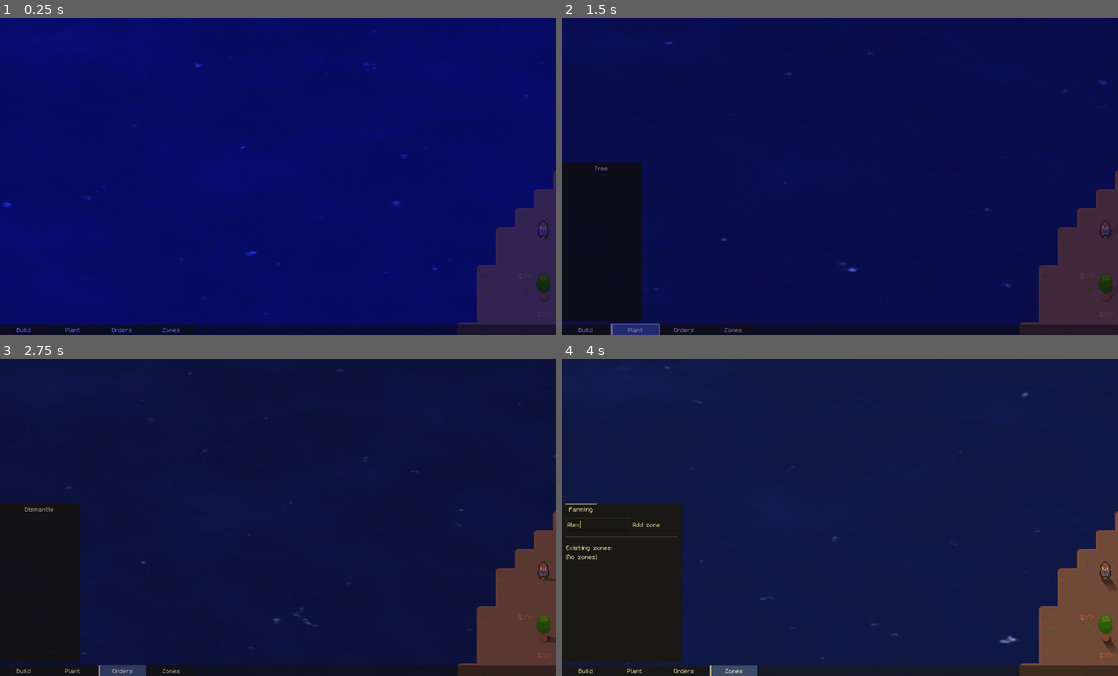
Above: before the commit, frames 1-4 (two rows, left to right).
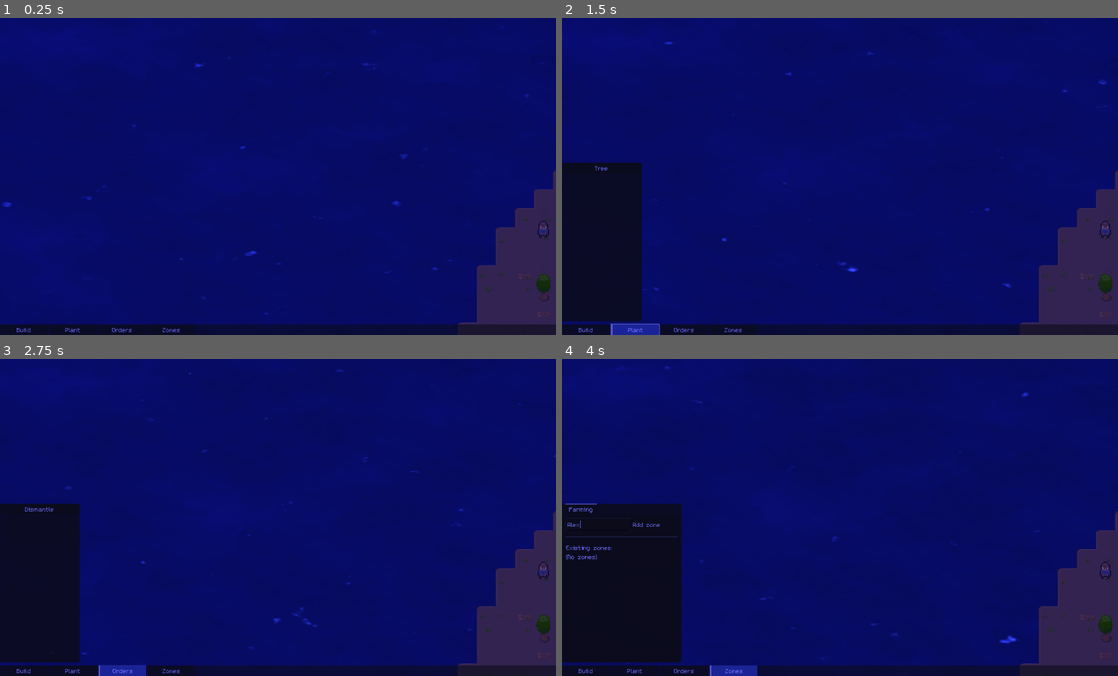
Above: after the commit, the same moments.

Repository: speakk/gnome_village
Game: Godot game, scene res://src/main.tscn
The game is run twice, just before and just after one commit, with the same random seed, the same clock (stepped at 60 frames per second) and the same inputs.
Inputs (mouse positions are in pixels of both pictures, inside the frame that each line leads up to):
- Up to frame 1 (0.25 s): no input
- Up to frame 2 (1.5 s): click "Build" at 0.5 s; click "Plant" at 1.25 s
- Up to frame 3 (2.75 s): click "Orders" at 2 s
- Up to frame 4 (4 s): click "Zones" at 2.75 s; click (595, 523) at 3.52 s; type "Alex" at 3.6 s

The runs differ from the first frame. In frame 2, 83% of the frame differs, in the area x 0-100%, y 0-100%; in frame 3, 90%; in frame 4, 87%.

Commit message:
Game speed with shift+123

Diff:
--- a/project.godot
+++ b/project.godot
@@ -129,6 +129,21 @@
 "events": [Object(InputEventKey,"resource_local_to_scene":false,"resource_name":"","device":-1,"window_id":0,"alt_pressed":false,"shift_pressed":false,"ctrl_pressed":false,"meta_pressed":false,"pressed":false,"keycode":0,"physical_keycode":52,"key_label":0,"unicode":52,"echo":false,"script":null)
 ]
 }
+game_speed_1={
+"deadzone": 0.5,
+"events": [Object(InputEventKey,"resource_local_to_scene":false,"resource_name":"","device":-1,"window_id":0,"alt_pressed":false,"shift_pressed":true,"ctrl_pressed":false,"meta_pressed":false,"pressed":false,"keycode":0,"physical_keycode":49,"key_label":0,"unicode":33,"echo":false,"script":null)
+]
+}
+game_speed_2={
+"deadzone": 0.5,
+"events": [Object(InputEventKey,"resource_local_to_scene":false,"resource_name":"","device":-1,"window_id":0,"alt_pressed":false,"shift_pressed":true,"ctrl_pressed":false,"meta_pressed":false,"pressed":false,"keycode":0,"physical_keycode":50,"key_label":0,"unicode":64,"echo":false,"script":null)
+]
+}
+game_speed_3={
+"deadzone": 0.5,
+"events": [Object(InputEventKey,"resource_local_to_scene":false,"resource_name":"","device":-1,"window_id":0,"alt_pressed":false,"shift_pressed":true,"ctrl_pressed":false,"meta_pressed":false,"pressed":false,"keycode":0,"physical_keycode":51,"key_label":0,"unicode":35,"echo":false,"script":null)
+]
+}
 
 [rendering]
 
--- a/src/main.gd
+++ b/src/main.gd
@@ -99,6 +99,14 @@
 		debug_visuals = not debug_visuals
 		Events.debug_visuals_set.emit(debug_visuals)
 
+	if Input.is_action_just_pressed("game_speed_1"):
+		Engine.time_scale = 1.0
+
+	if Input.is_action_just_pressed("game_speed_2"):
+		Engine.time_scale = 2.0
+
+	if Input.is_action_just_pressed("game_speed_3"):
+		Engine.time_scale = 5.0
 
 # For now this is okay, but eventually Entities and
 # TaskHandler ought to have their own save methods
--- a/src/systems/day_night_cycle.gd
+++ b/src/systems/day_night_cycle.gd
@@ -1,6 +1,6 @@
 extends Node2D
 
-const DAY_SPEED: float = 0.1
+const DAY_SPEED: float = 0.01
 
 # Current time between 0 and 1. 0.5 is the middle of the day
 var current_time: float = 0.0:
